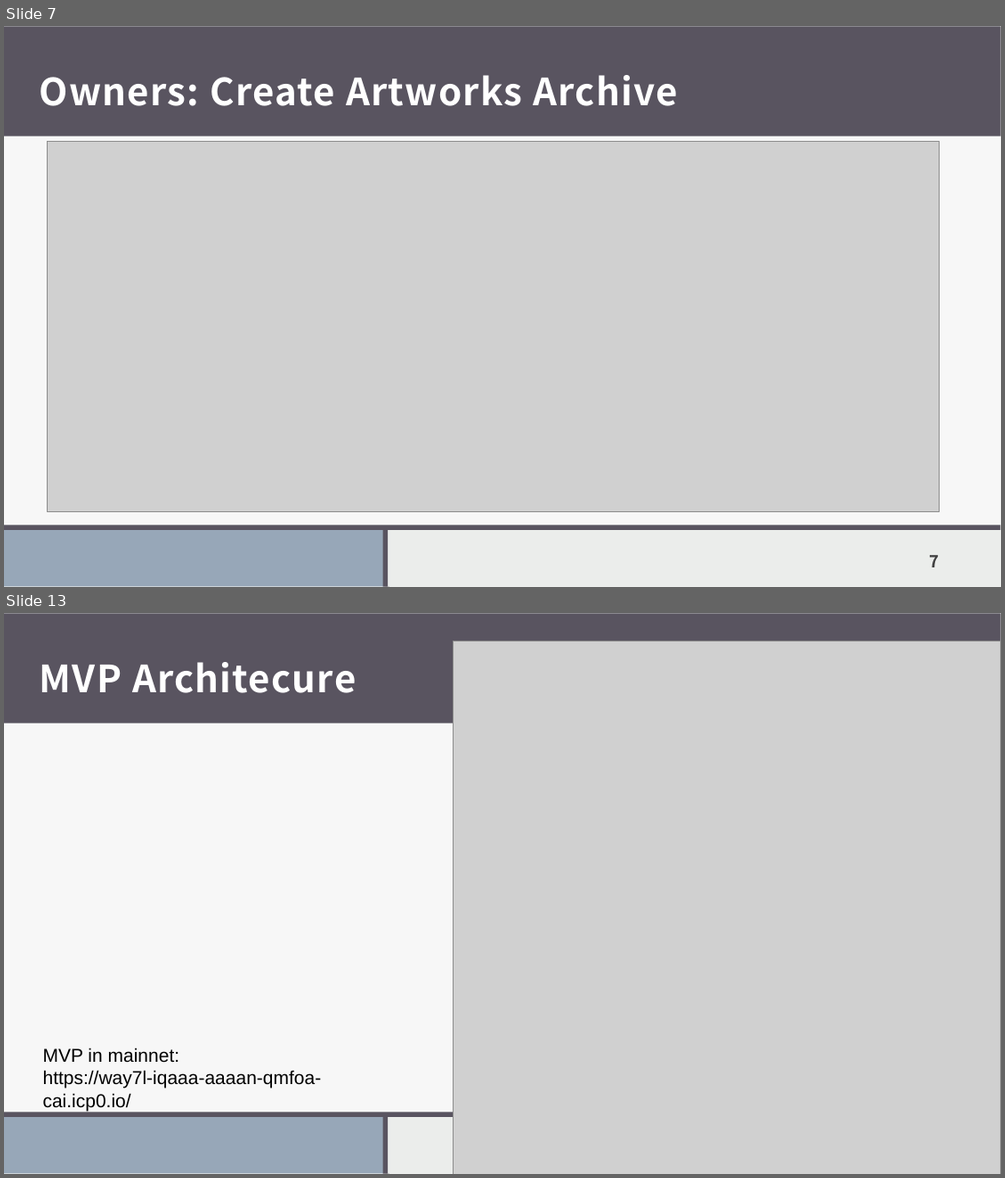
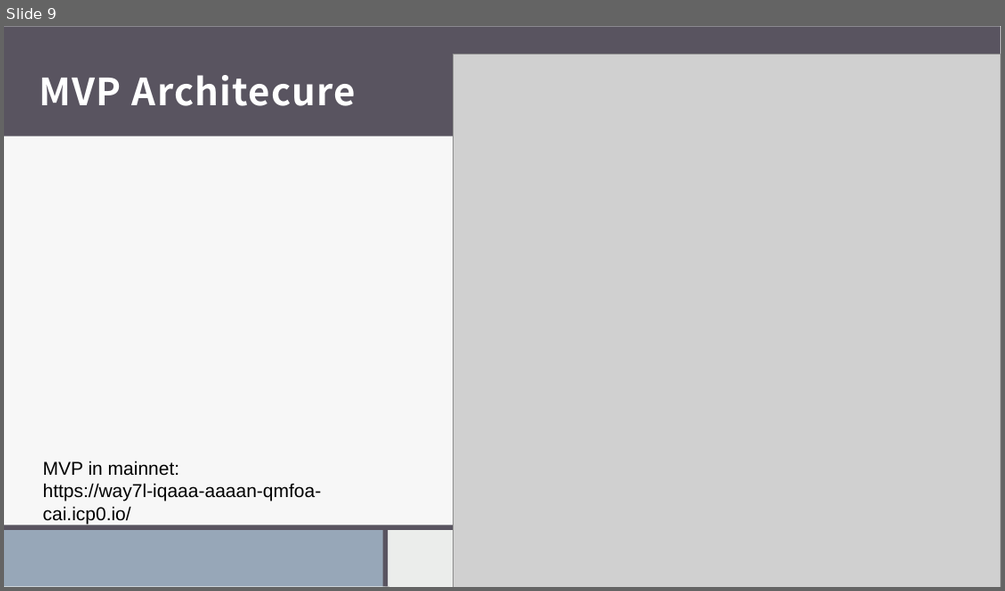
Before and after one commit to RobertoPirrone/digitaltechne, a slide deck: src/docs/presentations/21maggio.pptx. Shown one above the other, each under a label of ours: slides 7 and 13 before the commit, slide 9 after it; the slides between them are not shown. The pictures are 1005x1178 and 1005x591 pixels, drawn with LibreOffice and Linux fonts; fonts in the diff are those of the drawing; grey boxes stand for pictures. Boxes give left, top, right and bottom in pixels: in the first picture for what was removed or moved away, otherwise in the second. Text is boxed around its words. In the diff, an @@ line names an element or a change of style, - is before the commit and + after.

```diff
--- a/src/docs/presentations/21maggio.pptx
+++ b/src/docs/presentations/21maggio.pptx
@@ slide 7 removed at [4,26,1001,587], background #EBEDEB; not listed: 8 template elements that a slide beside it also shows @@
@@ title removed at [40,75,678,106] @@
-Owners: Create Artworks Archive
@@ picture removed at [48,142,938,512] @@
@@ page number removed at [929,555,938,567] @@
-7
@@ what was slide 13 is now slide 9 @@
```
Also in this commit, not shown: 7 slides changed, 1 slide added, 4 other slides removed, 12 other files.
